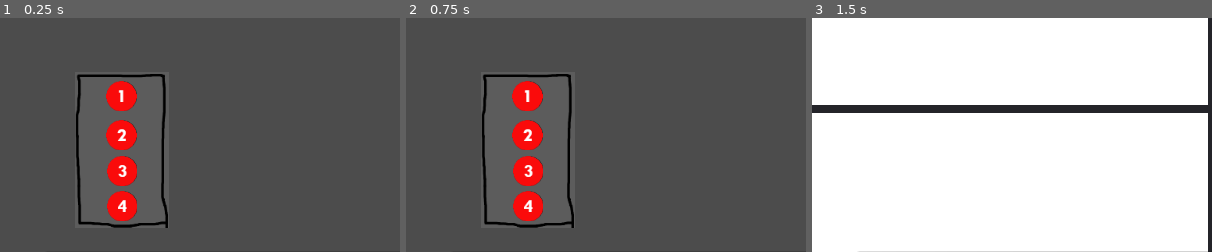
Above: before the commit, frames 1-3 (left to right).
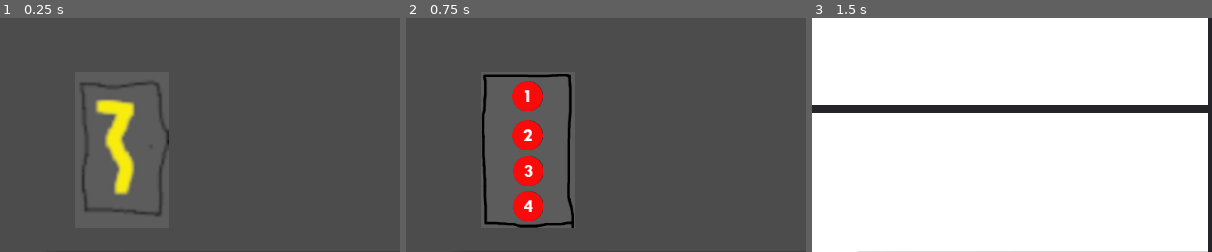
Above: after the commit, the same moments.

Repository: NSCarter/Five-Nights-At-The-Foundation
Game: Godot game, scene res://Scenes/Controls.tscn
The game is run twice, just before and just after one commit, with the same random seed, the same clock (stepped at 60 frames per second) and the same inputs.
Inputs (mouse positions are % of the whole screen's width and height, from its top left):
- Up to frame 1 (0.25 s): no input
- Up to frame 2 (0.75 s): click (16, 59) at 0.5 s
- Up to frame 3 (1.5 s): click (50, 88) at 1.25 s
The pictures show only the part of the screen within x 0-50%, y 31-81%; the shares and areas given below are measured in that part.

The runs differ from the first frame. In frame 1, 6.3% of the frame differs, in the area x 19-43%, y 23-90%; in frame 2, nothing differs; in frame 3, nothing differs.

Commit message:
Fuse box can be opened and closed

Diff:
--- a/Scenes/Controls.tscn
+++ b/Scenes/Controls.tscn
@@ -1,15 +1,16 @@
-[gd_scene load_steps=11 format=2]
+[gd_scene load_steps=12 format=2]
 
 [ext_resource path="res://Scripts/CamerasButton.gd" type="Script" id=1]
 [ext_resource path="res://Assests/Images/SCP 682/AcidLeverDown.png" type="Texture" id=2]
 [ext_resource path="res://Assests/Images/SCP 682/AcidLeverUp.png" type="Texture" id=3]
 [ext_resource path="res://Scripts/Controls.gd" type="Script" id=4]
 [ext_resource path="res://Scripts/AcidLever.gd" type="Script" id=5]
-[ext_resource path="res://Assests/Images/SCP 017/FuseBoxOpened.png" type="Texture" id=6]
+[ext_resource path="res://Assests/Images/SCP 017/FuseBoxClosed.png" type="Texture" id=6]
 [ext_resource path="res://Assests/Images/SCP 017/Fuse3.png" type="Texture" id=7]
 [ext_resource path="res://Assests/Images/SCP 017/Fuse1.png" type="Texture" id=8]
 [ext_resource path="res://Assests/Images/SCP 017/Fuse4.png" type="Texture" id=9]
 [ext_resource path="res://Assests/Images/SCP 017/Fuse2.png" type="Texture" id=10]
+[ext_resource path="res://Scenes/FuseBox.gd" type="Script" id=11]
 
 [node name="Node2D" type="Node2D"]
 script = ExtResource( 4 )
@@ -36,8 +37,10 @@
 margin_right = 222.0
 margin_bottom = 420.0
 texture_normal = ExtResource( 6 )
+script = ExtResource( 11 )
 
 [node name="Fuse1" type="TextureButton" parent="FuseBox"]
+visible = false
 margin_left = 39.7806
 margin_top = 12.449
 margin_right = 78.7806
@@ -45,6 +48,7 @@
 texture_normal = ExtResource( 8 )
 
 [node name="Fuse2" type="TextureButton" parent="FuseBox"]
+visible = false
 margin_left = 39.7806
 margin_top = 62.0
 margin_right = 78.7806
@@ -52,6 +56,7 @@
 texture_normal = ExtResource( 10 )
 
 [node name="Fuse3" type="TextureButton" parent="FuseBox"]
+visible = false
 margin_left = 40.7245
 margin_top = 107.775
 margin_right = 79.7245
@@ -59,6 +64,7 @@
 texture_normal = ExtResource( 7 )
 
 [node name="Fuse4" type="TextureButton" parent="FuseBox"]
+visible = false
 margin_left = 40.7245
 margin_top = 152.607
 margin_right = 79.7245
@@ -69,3 +75,4 @@
 [connection signal="mouse_exited" from="CamerasButton" to="CamerasButton" method="_on_CamerasButton_mouse_exited"]
 [connection signal="button_down" from="AcidLever" to="AcidLever" method="_on_AcidLever_button_down"]
 [connection signal="button_up" from="AcidLever" to="AcidLever" method="_on_AcidLever_button_up"]
+[connection signal="pressed" from="FuseBox" to="FuseBox" method="_on_FuseBox_pressed"]
--- /dev/null
+++ b/Scenes/FuseBox.gd
@@ -0,0 +1,19 @@
+extends TextureButton
+
+var open = false
+
+func _on_FuseBox_pressed():
+	if open:
+		self.texture_normal = load("res://Assests/Images/SCP 017/FuseBoxClosed.png")
+		$Fuse1.visible = false
+		$Fuse2.visible = false
+		$Fuse3.visible = false
+		$Fuse4.visible = false
+		open = false
+	else:
+		self.texture_normal = load("res://Assests/Images/SCP 017/FuseBoxOpened.png")
+		$Fuse1.visible = true
+		$Fuse2.visible = true
+		$Fuse3.visible = true
+		$Fuse4.visible = true
+		open = true
